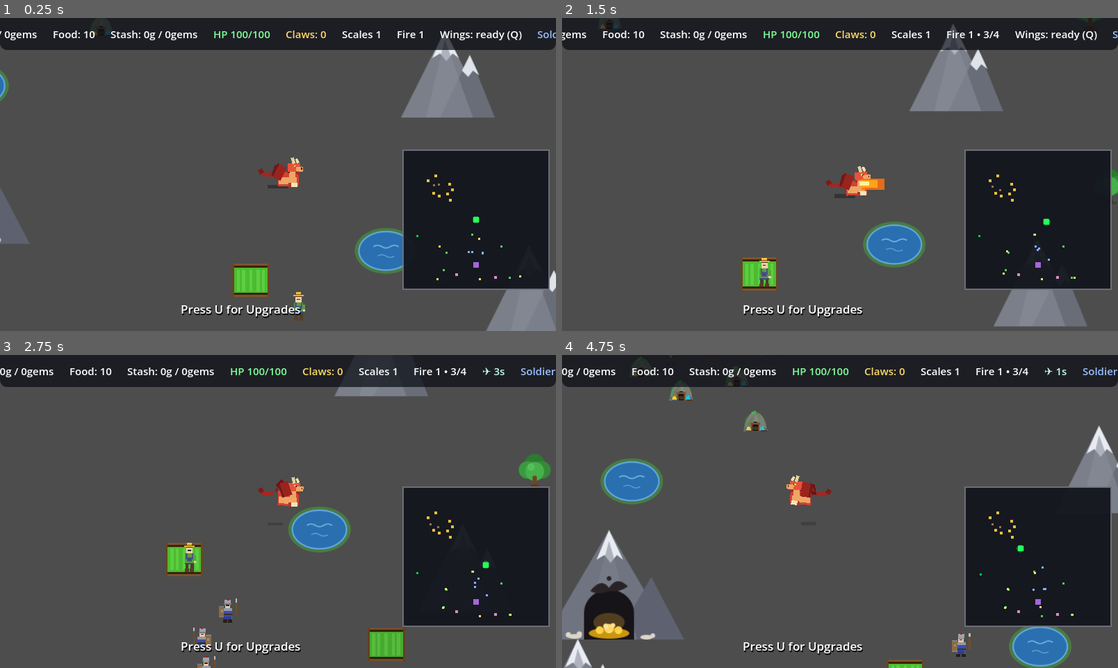
Above: before the commit, frames 1-4 (two rows, left to right).
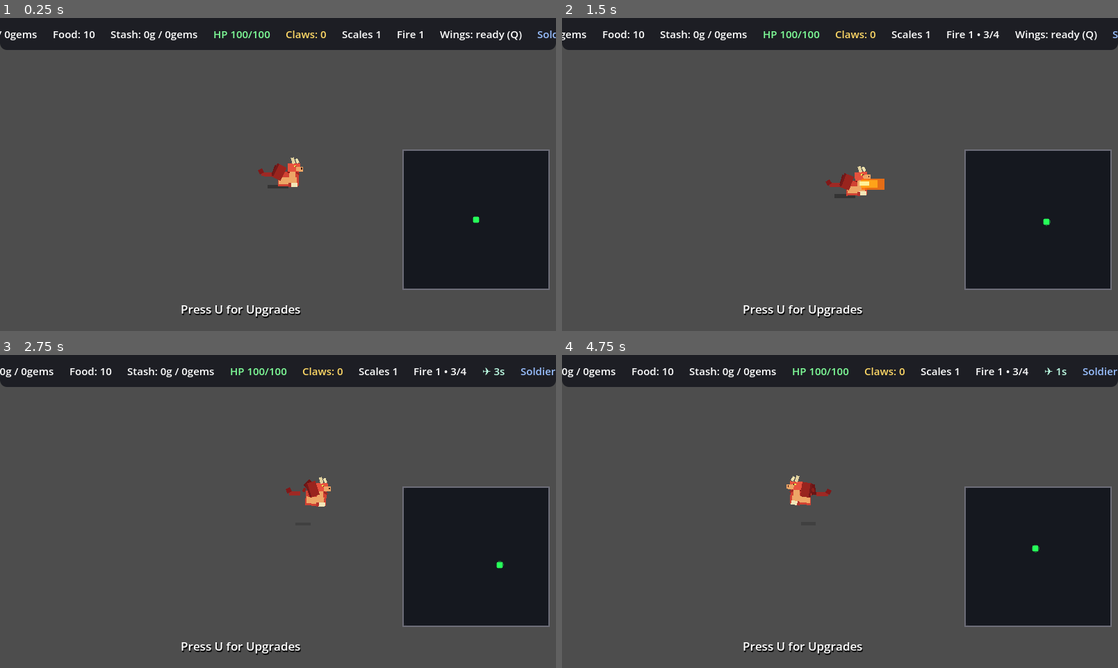
Above: after the commit, the same moments.

Repository: hyperdrive/dragonheart
Game: Godot game, scene res://scenes/main/Main.tscn
The game is run twice, just before and just after one commit, with the same random seed, the same clock (stepped at 60 frames per second) and the same inputs.
Inputs:
- Up to frame 1 (0.25 s): no input
- Up to frame 2 (1.5 s): tap U at 0.5, 1.25 s; hold D (move_right) 0.53-1.28 s; hold E (eat) 0.53-1.28 s; hold S (move_down) from 1.28 s (still down); tap Space (fire) at 1.35 s
- Up to frame 3 (2.75 s): tap U at 2 s; release S (move_down) at 2.03 s; hold D (move_right) from 2.03 s (still down); tap Q (fly) at 2.1 s
- Up to frame 4 (4.75 s): tap U at 2.75, 3.5, 4.25 s; release D (move_right) at 2.78 s; hold W (move_up) 2.78-3.53 s; tap 1 at 2.85 s; hold A (move_left) from 3.53 s (still down); tap 2 at 3.6 s; tap 3 at 4.35 s

The runs differ from the first frame. In frame 1, 6.6% of the frame differs, in the area x 0-100%, y 0-100%; in frame 2, 6.3%; in frame 3, 4.7%; in frame 4, 9.0%.
Error after the commit: Parse Error: Cannot infer the type of "story_kind" variable because the value doesn't have a set type. (res://scripts/main/WorldManager.gd:1041)

Commit message:
fix: randomize King story variants on emergence
Each King spawn now picks one of six story variants at random:

- king_defiant (defiant old king, gravestone crown)
- king_courageous (fear born from desperation)
- king_challenger (grand, theatrical)
- king_unbowed (unbroken, furnace of wrath)
- king_champion (ancient, righteous challenge)
- king_renegade (revolutionary, age of men)

Previously king_emerge was hardcoded — now each King appearance gets a
different epic one-liner. All map to the same 3 choices.

King Defeat Probe updated: checks for story_close_requested after spawn
instead of hardcoding king_emerge.

Diff:
--- a/scripts/main/WorldManager.gd
+++ b/scripts/main/WorldManager.gd
@@ -9,6 +9,9 @@
 ## Soldier tactics: when the dragon nears the city soldiers RALLY at the city
 ## gate; when enough have massed (or the dragon is at the walls) they ATTACK.
 ## docs/plans/2026-11-08-behavior-system-rebuild.md
+##
+## King story variants (2026-11-12): when the King emerges, pick a story
+## variant at random — the same popup scene handles all story kinds.
 
 signal entity_spawned(entity_type: String, position: Vector2)
 signal swarm_state_changed(new_state: SwarmState)
@@ -1026,8 +1029,18 @@
 	var king_npc := king as BaseNPC
 	if king_npc != null:
 		king_npc.home_position = king.global_position
+	# Pick a King story variant at random (user: 6 epic one-liners).
+	var king_variants := [
+		"king_defiant",
+		"king_courageous",
+		"king_challenger",
+		"king_unbowed",
+		"king_champion",
+		"king_renegade",
+	]
+	var story_kind := king_variants[randi() % king_variants.size()]
 	if game_manager != null:
-		game_manager.notify_story("king_emerge")
+		game_manager.notify_story(story_kind)
 		game_manager.start_boss_battle(king)
 	entity_spawned.emit("king", king.global_position)
 	_set_swarm_state(SwarmState.ATTACK)
